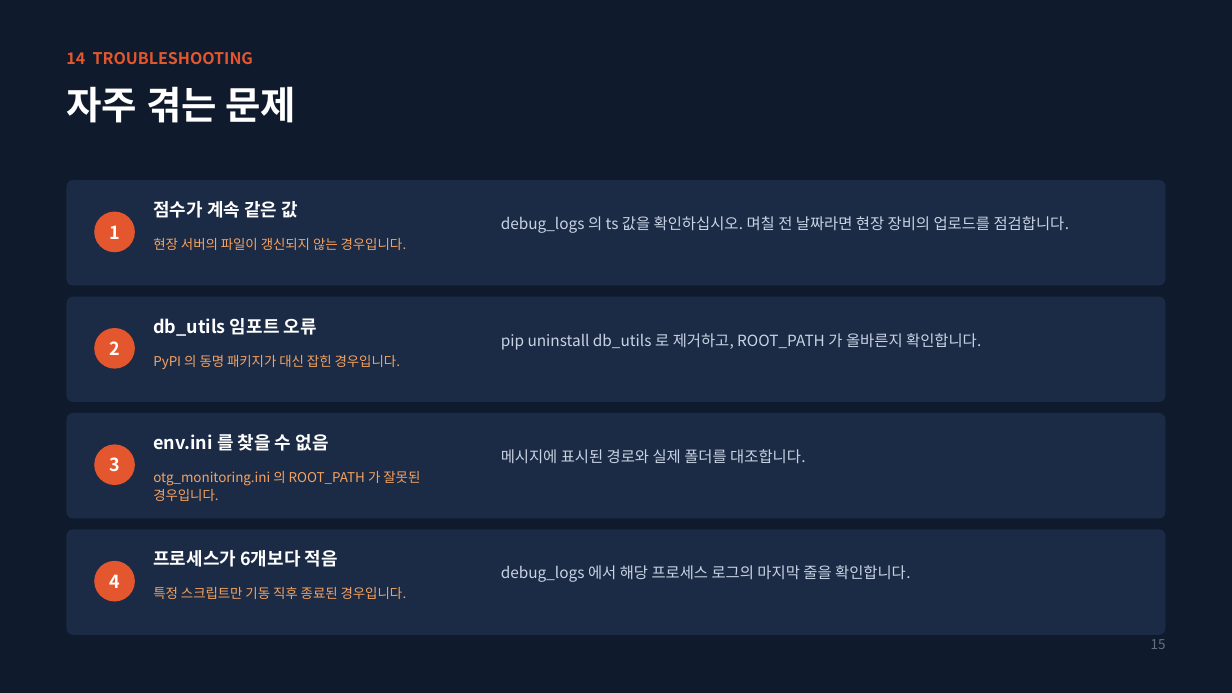
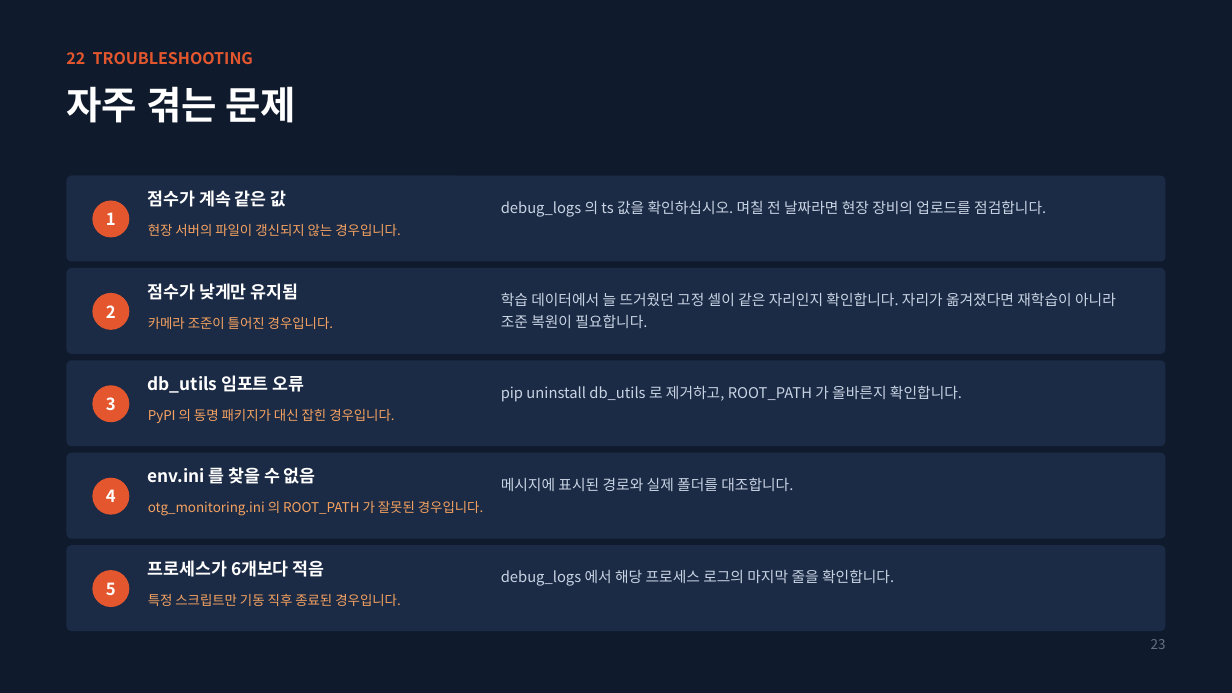
Before and after one commit to oskwon65/MultiModal_FireCam, a slide deck: slide 23 of 멀티모달_화재감지_모니터링_설치매뉴얼.pptx (slide 15 before the commit). Drawn at 1232x693 pixels with LibreOffice and Linux fonts; fonts in the diff are those of the drawing. Boxes give left, top, right and bottom in pixels: in the first picture for what was removed or moved away, otherwise in the second. Text is boxed around its words. In the diff, an @@ line names an element or a change of style, - is before the commit and + after.

```diff
--- a/멀티모달_화재감지_모니터링_설치매뉴얼.pptx
+++ b/멀티모달_화재감지_모니터링_설치매뉴얼.pptx
@@ text at [66,52,253,64]: text changed @@
-14 TROUBLESHOOTING
+22 TROUBLESHOOTING
@@ rounded rectangle: place and size @@
-rounded rectangle at [67,180,1165,286]
+rounded rectangle at [67,176,1165,262]
@@ ellipse "1": place and size @@
-ellipse "1" at [94,212,135,252]
+ellipse "1" at [92,201,129,238]
@@ text "점수가 계속 같은 값": place and size @@
-text "점수가 계속 같은 값" at [153,201,298,218]
+text "점수가 계속 같은 값" at [148,190,287,207]
@@ text "debug_logs 의 ts 값을 확인하십시오. ...": place and size @@
-text "debug_logs 의 ts 값을 확인하십시오. ..." at [501,216,1069,233]
+text "debug_logs 의 ts 값을 확인하십시오. ..." at [501,200,1046,217]
@@ text "현장 서버의 파일이 갱신되지 않는 ...": place and size @@
-text "현장 서버의 파일이 갱신되지 않는 ..." at [153,238,407,250]
+text "현장 서버의 파일이 갱신되지 않는 ..." at [148,224,400,236]
@@ rounded rectangle: place and size @@
-rounded rectangle at [67,297,1165,402]
+rounded rectangle at [67,268,1165,354]
@@ ellipse "2": place and size @@
-ellipse "2" at [94,328,135,369]
+ellipse "2" at [92,293,129,330]
@@ text added at [148,283,299,300], 13.5 pt, text #FFFFFF, bold @@
+점수가 낮게만 유지됨
@@ text added at [501,292,1116,328], 11.5 pt, text #C8D3E3 @@
+학습 데이터에서 늘 뜨거웠던 고정 셀이 같은 자리인지 확인합니다. 자리가 옮겨졌다면 재학습이 아니라 조준 복원이 필요합니다.
@@ text added at [148,317,333,329], 10.5 pt, text #F4A261 @@
+카메라 조준이 틀어진 경우입니다.
@@ rounded rectangle: place and size @@
-rounded rectangle at [67,413,1165,518]
+rounded rectangle at [67,360,1165,446]
@@ ellipse "3": place and size @@
-ellipse "3" at [94,445,135,485]
+ellipse "3" at [92,385,129,422]
@@ size 14 to 13.5 pt in 4 elements at [148,190,287,207], [148,560,325,577], [148,465,316,488], [148,375,305,393] @@
@@ text "db_utils 임포트 오류": place and size @@
-text "db_utils 임포트 오류" at [153,318,317,336]
+text "db_utils 임포트 오류" at [148,375,305,393]
@@ size 12 to 11.5 pt in 4 elements at [501,200,1046,217], [501,569,894,586], [501,477,793,491], [501,385,962,402] @@
@@ text "pip uninstall db_utils 로 제거하고, ...": place and size @@
-text "pip uninstall db_utils 로 제거하고, ..." at [501,333,981,350]
+text "pip uninstall db_utils 로 제거하고, ..." at [501,385,962,402]
@@ text "PyPI 의 동명 패키지가 대신 ...": place and size @@
-text "PyPI 의 동명 패키지가 대신 ..." at [153,355,401,369]
+text "PyPI 의 동명 패키지가 대신 ..." at [148,409,394,423]
@@ rounded rectangle: place and size @@
-rounded rectangle at [67,530,1165,635]
+rounded rectangle at [67,453,1165,539]
@@ size 14 to 13 pt in 4 elements at [92,201,129,238], [92,293,129,330], [92,385,129,422], [92,478,129,515] @@
@@ ellipse "4": place and size @@
-ellipse "4" at [94,561,135,602]
+ellipse "4" at [92,478,129,515]
@@ text "env.ini 를 찾을 수 없음": place and size @@
-text "env.ini 를 찾을 수 없음" at [153,434,329,451]
+text "env.ini 를 찾을 수 없음" at [148,465,316,488]
@@ text "메시지에 표시된 경로와 실제 폴더를 ...": place and size @@
-text "메시지에 표시된 경로와 실제 폴더를 ..." at [501,449,805,463]
+text "메시지에 표시된 경로와 실제 폴더를 ..." at [501,477,793,491]
@@ text "otg_monitoring.ini 의 ROOT_PATH 가 잘못된 ..." rewrapped from [153,471,420,501] to [148,501,483,516] @@
@@ rounded rectangle added at [67,545,1165,631], fill #1C2B45 @@
@@ text "프로세스가 6개보다 적음": place and size @@
-text "프로세스가 6개보다 적음" at [153,550,338,567]
+text "프로세스가 6개보다 적음" at [148,560,325,577]
@@ ellipse added at [92,570,129,607], fill #E4572E, 13 pt, text #FFFFFF, bold @@
+5
@@ text "특정 스크립트만 기동 직후 종료된 ...": place and size @@
-text "특정 스크립트만 기동 직후 종료된 ..." at [153,587,407,599]
+text "특정 스크립트만 기동 직후 종료된 ..." at [148,594,400,606]
@@ text at [1151,639,1166,649]: text changed @@
-15
+23
```
Also in this commit, not shown: 3 other slides changed, 8 slides added, 1 other file.
